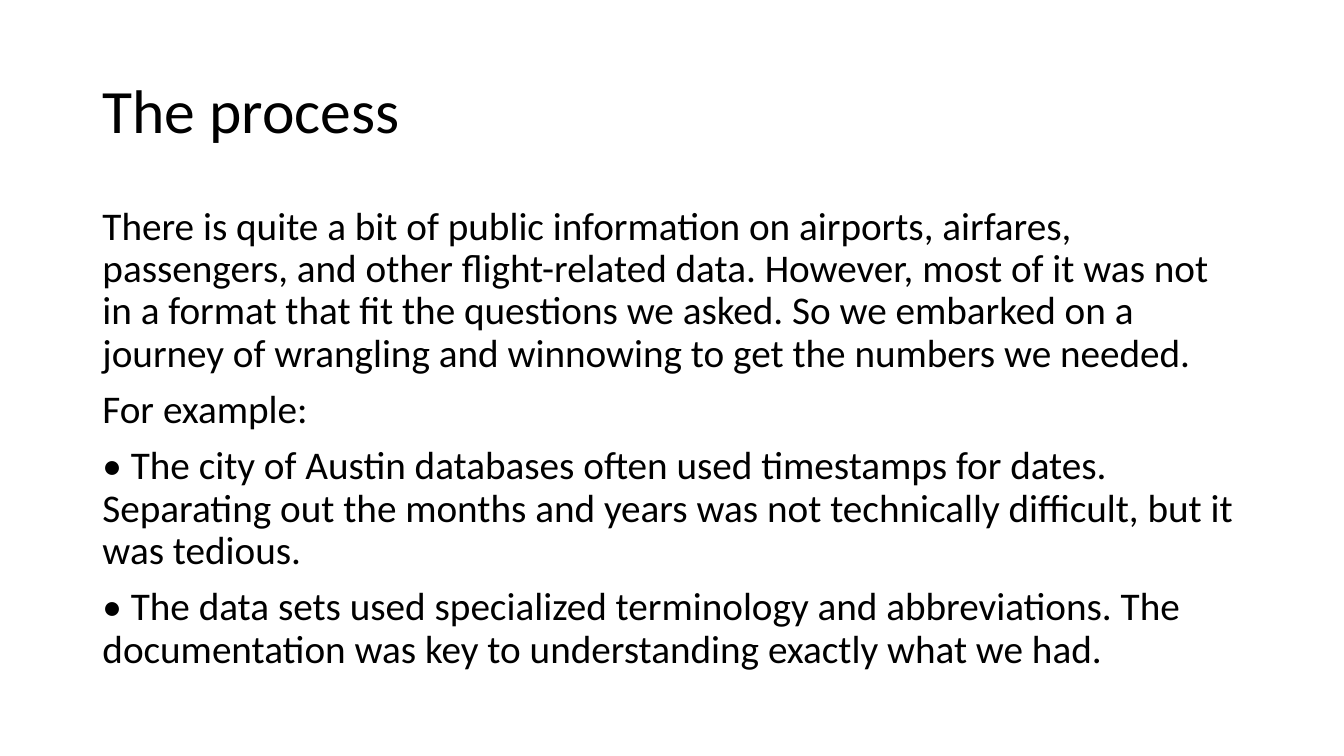
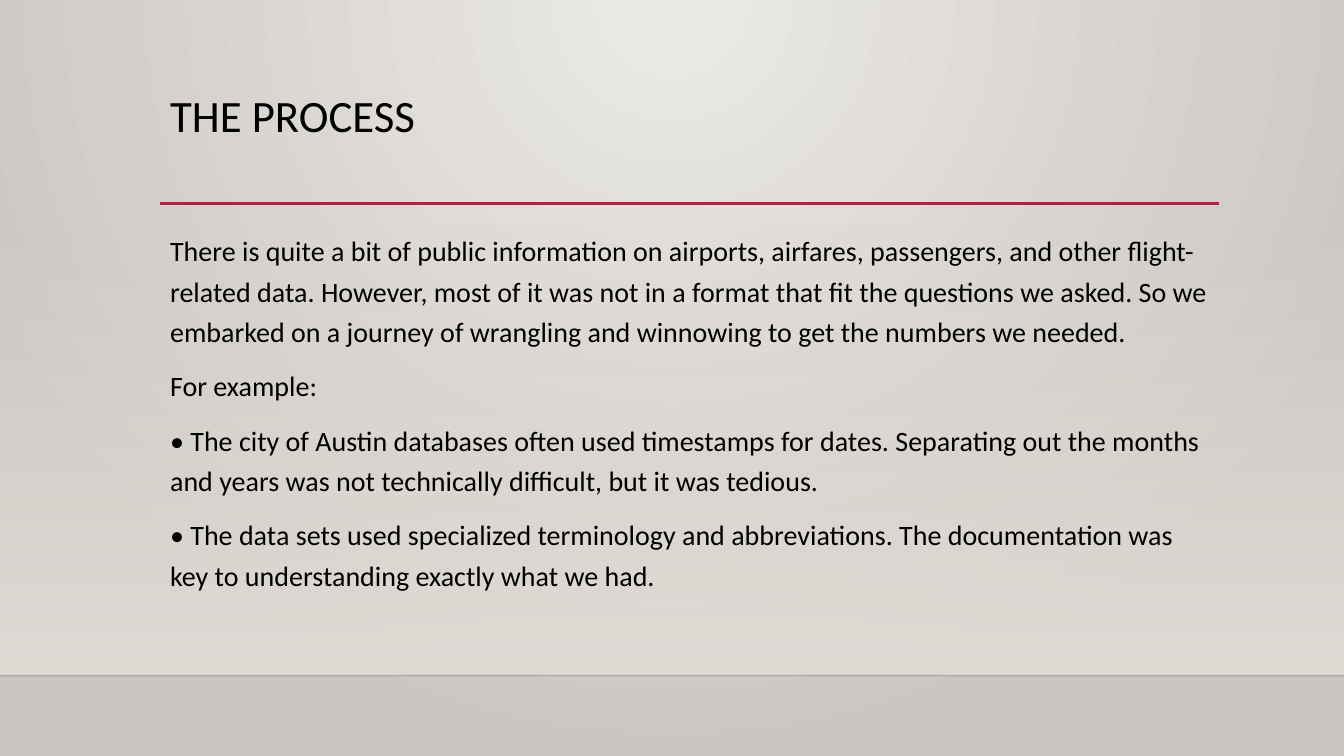
Before and after one commit to ddcruz/project-1, a slide deck: slide 7 of resources/documents/ABIA presentation.pptx. Drawn at 1344x756 pixels with LibreOffice and Linux fonts; fonts in the diff are those of the drawing; background and template pictures are left out. Boxes give left, top, right and bottom in pixels: in the first picture for what was removed or moved away, otherwise in the second. Text is boxed around its words. In the diff, an @@ line names an element or a change of style, - is before the commit and + after.

```diff
--- a/resources/documents/ABIA presentation.pptx
+++ b/resources/documents/ABIA presentation.pptx
@@ background #FFFFFF to gradient #ECEAE7 to #CAC7C1 @@
@@ title "THE PROCESS" at <box>170,103,415,133</box>: vertical alignment middle to top @@
@@ title at <box>170,103,415,133</box>: text changed; size 44 to 32 pt @@
-The process
+THE PROCESS
@@ line added from (160, 204) to (1220, 204), #B71E42 2.5 pt @@
@@ rectangle added at <box>0,223,1344,676</box>, fill gradient #DFDBD5 @@
@@ text "There is quite a bit ...": place and size @@
-text "There is quite a bit ..." at <box>102,212,1233,670</box>
+text "There is quite a bit ..." at <box>170,241,1207,591</box>
@@ text "There is quite a bit ..." at <box>170,241,1207,591</box>: size 28 to 20 pt; line spacing 0.9 to 1.2 @@
@@ line added from (0, 676) to (1344, 676), #000001 1 pt @@
```
Also in this commit, not shown: 7 other slides changed, 2 slides added, 1 other file.
